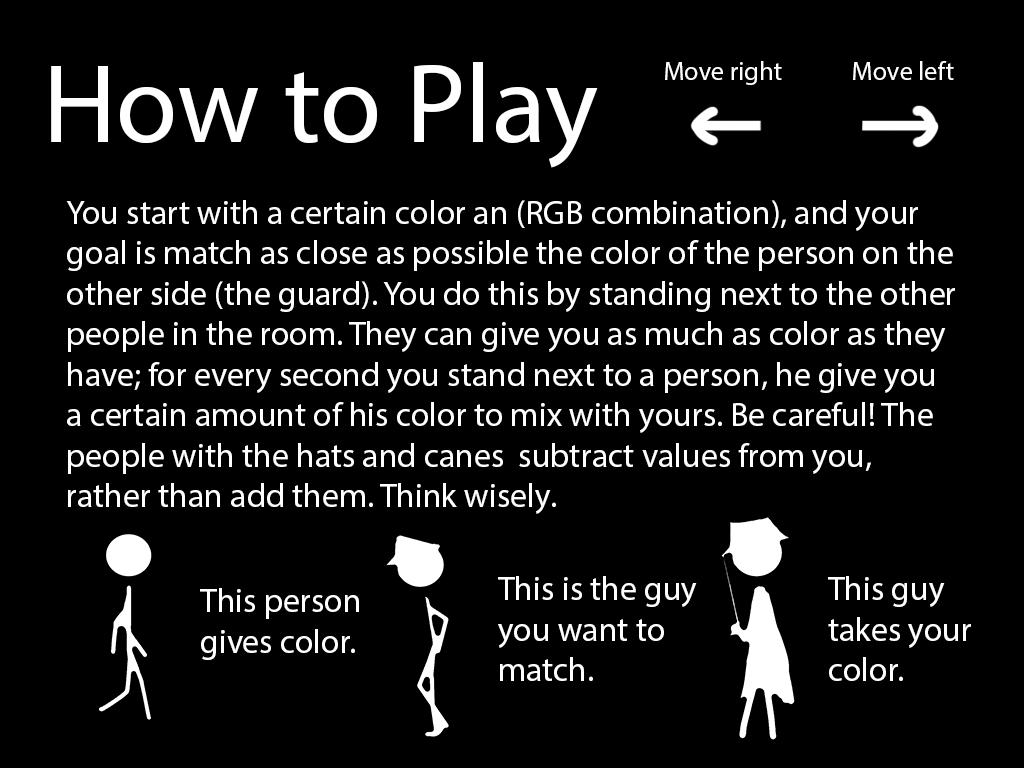
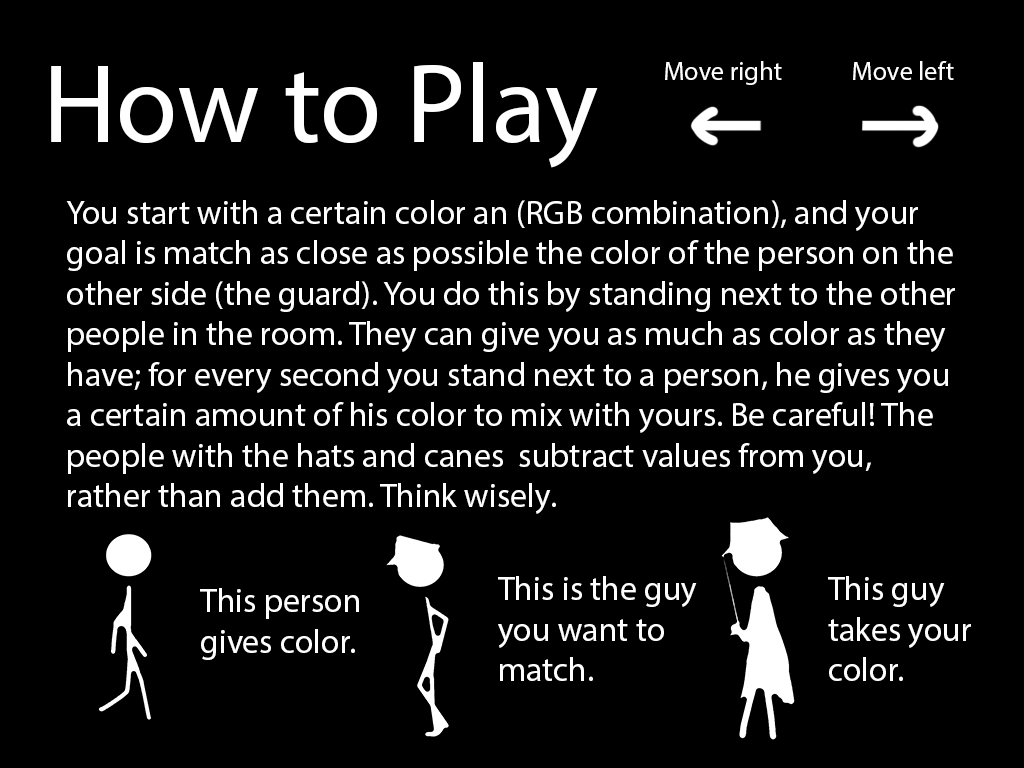
Revision of a layered 1024px x 768px image; what changed, layer by layer:
painted on "You start with a certain color an (RGB combination), and your g" over [878,369,948,393]
